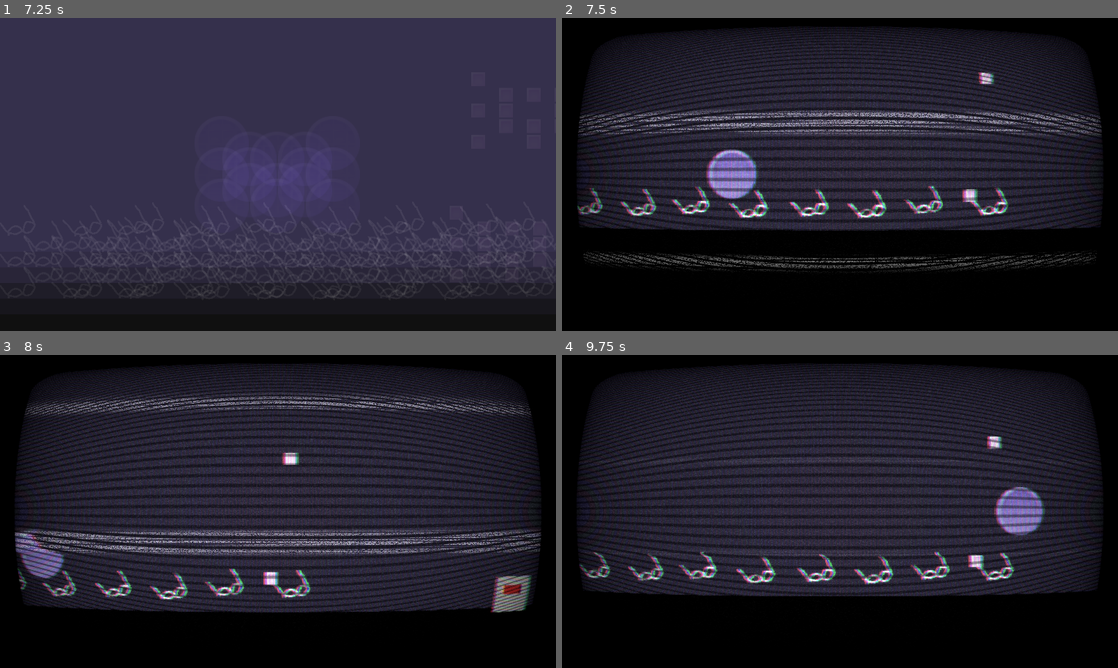
Above: before the commit, frames 1-4 (two rows, left to right).
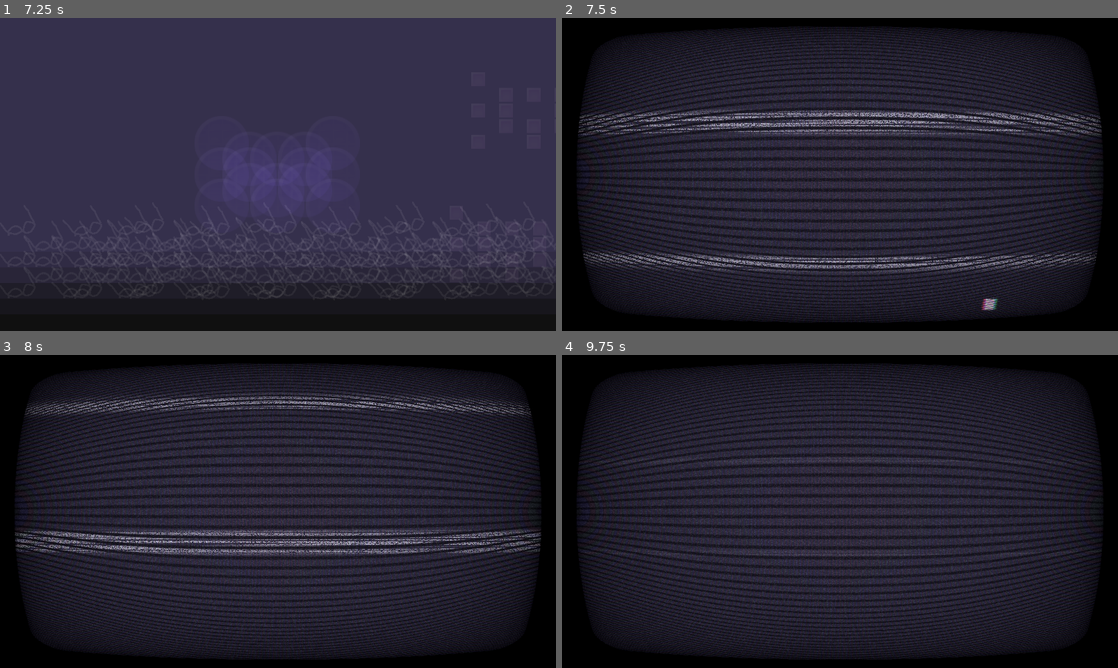
Above: after the commit, the same moments.

Repository: KaratePikachu/JamfestFall2024
Game: Godot game, scene res://Level/glassestest.tscn
Same seed, same stepped clock (60 frames per second), same inputs: the game is played once before the commit and once after it. This scene is started directly instead of the project's main scene.
Inputs:
- Up to frame 1 (7.25 s): hold Space (jump) 0.53-1.28 s; hold D (move_right) 0.53-2.03 s; tap 5 (equip_drone) at 1.35 s; tap Space (jump) at 1.52, 1.55, 1.82, 2.3, 3.02, 3.05, 3.32, 3.77, 3.8, 4.07, 4.52, 4.55, 4.82, 5.3, 6.02, 6.05, 6.32, 6.77, 6.8, 7.07 s; hold A (move_left) 2.03-2.78 s; hold 3 (equip_infared) 2.03-2.78 s; hold D (move_right) 2.78-4.28 s; tap 8 (equip_kaleidoscope) at 2.85 s; hold 6 (equip_lidar) 3.53-4.28 s; hold A (move_left) 4.28-5.03 s; tap 9 (equip_monocle) at 4.35 s; hold D (move_right) 5.03-5.78 s; hold 7 (equip_normal) 5.03-5.78 s; hold A (move_left) from 5.78 s (still down); tap 4 (equip_smart) at 5.85 s; hold 2 (equip_sunglasses) from 6.53 s (still down)
- Up to frame 2 (7.5 s): release A (move_left) at 7.28 s; release 2 (equip_sunglasses) at 7.28 s; hold D (move_right) from 7.28 s (still down); tap E (interact) at 7.35 s
- Up to frame 3 (8 s): keep holding D (move_right); tap Space (jump) at 7.52, 7.55, 7.82 s
- Up to frame 4 (9.75 s): hold 1 (unequip) 8.03-8.78 s; tap Space (jump) at 8.3, 8.85, 9.02, 9.32 s; release D (move_right) at 9.53 s; hold A (move_left) from 9.53 s (still down); hold 5 (equip_drone) from 9.53 s (still down)

Frame 1 is identical in both runs. In frame 2, 25% of the frame differs, in the area x 2-97%, y 17-98%; in frame 3, 13%; in frame 4, 17%.

Commit message:
new drone 2

Diff:
--- a/Player/player.gd
+++ b/Player/player.gd
@@ -6,6 +6,7 @@
 const JUMP_SPEED = 1000
 
 const CAMERA_SPEED = 10
+var freecam_pos : Vector2 = Vector2(0,0)
 
 static var instance : Player
 
@@ -26,7 +27,7 @@
 
 
 static var obtained_glasses = []
-static var worn_glasses = Glasses.NONE
+@export var worn_glasses = Glasses.NONE
 
 signal glasses_changed(old_glasses : Glasses, new_glasses : Glasses)
 
@@ -37,7 +38,6 @@
 func _ready() -> void:
 	instance = self
 	grant_glasses(Glasses.NONE)
-
 
 func _input(event: InputEvent) -> void:
 	var desired_switch = null
@@ -95,16 +95,14 @@
 	if worn_glasses == Glasses.DRONE:
 		var screen_size = get_viewport_rect().size
 
-		if Input.is_action_pressed("move_right") && $Camera2D.position.x < screen_size.x / 3:
+		if Input.is_action_pressed("move_right"):
 			$Camera2D.position.x += CAMERA_SPEED
-		if Input.is_action_pressed("move_left") && $Camera2D.position.x > -screen_size.x / 3:
+		if Input.is_action_pressed("move_left"):
 			$Camera2D.position.x -= CAMERA_SPEED
-		if Input.is_action_pressed("move_down") && $Camera2D.position.y < screen_size.y / 10:
-			$Camera2D.position.y += CAMERA_SPEED
-		if Input.is_action_pressed("jump") && $Camera2D.position.y > -screen_size.y / 10:
-			$Camera2D.position.y -= CAMERA_SPEED
 
-		$Camera2D.zoom = Vector2(0.9, 0.9)
+		$Camera2D.position.y = -300
+
+		$Camera2D.zoom = Vector2(0.95, 0.95)
 
 
 
